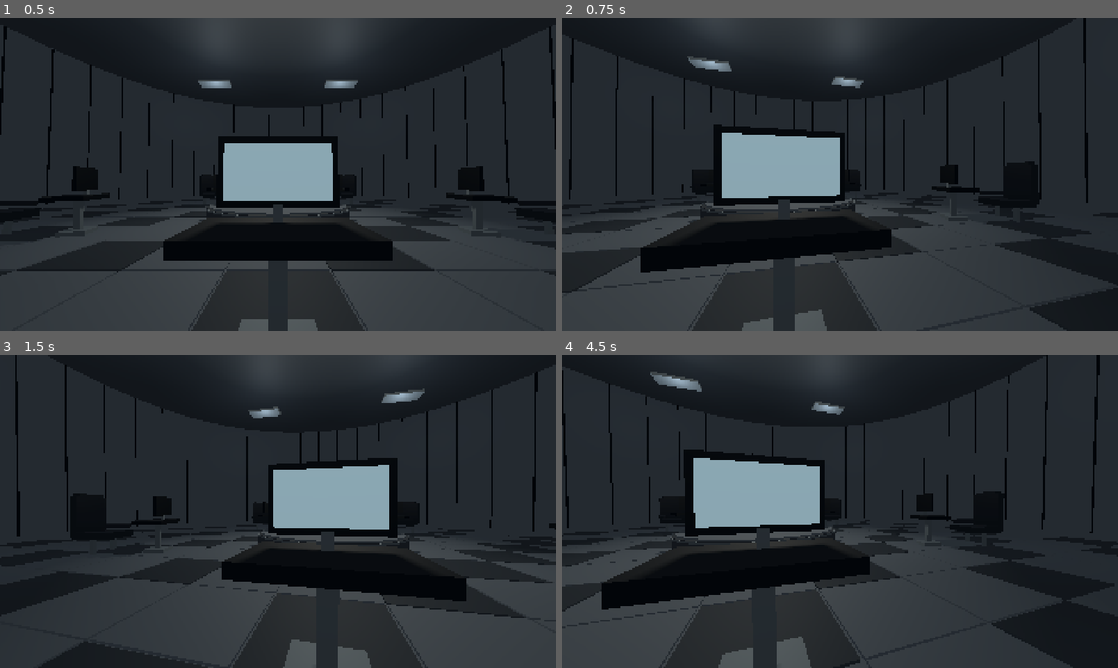
Above: before the commit, frames 1-4 (two rows, left to right).
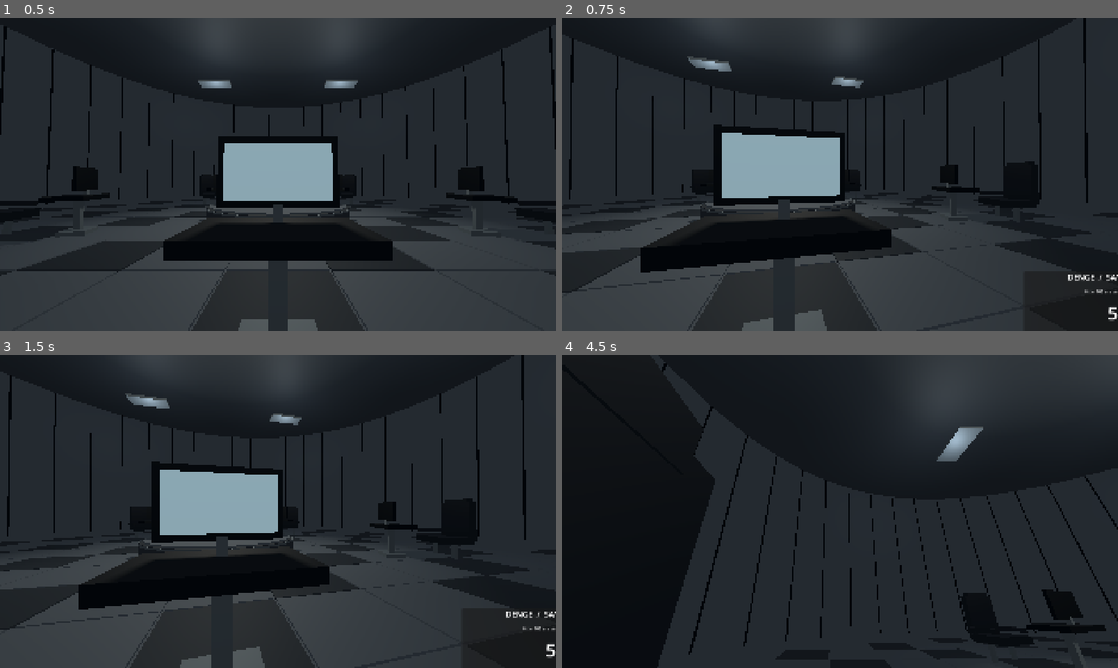
Above: after the commit, the same moments.

Repository: SerkanAydin06/DENGE
Game: Godot game, scene res://scenes/game_room.tscn
The game is run twice, just before and just after one commit, with the same random seed, the same clock (stepped at 60 frames per second) and the same inputs.
Inputs (mouse positions are in pixels of both pictures, inside the frame that each line leads up to):
- Up to frame 1 (0.5 s): no input
- Up to frame 2 (0.75 s): tap Enter at 0.5 s; move the mouse to (867, 174) at 0.52 s; tap E at 0.6 s; click (867, 174) at 0.67 s
- Up to frame 3 (1.5 s): tap Space at 1.25 s; move the mouse to (250, 511) at 1.27 s; tap E at 1.35 s; click (250, 511) at 1.42 s
- Up to frame 4 (4.5 s): tap Enter at 2, 3.5 s; move the mouse to (851, 505) at 2.02 s; tap E every 0.75 s from 2.1 to 4.35 s; click (851, 505) at 2.17 s; tap Space at 2.75 s; move the mouse to (834, 517) at 2.77 s; click (834, 517) at 2.92 s; move the mouse to (878, 514) at 3.52 s; click (878, 514) at 3.67 s; tap Escape at 4.15 s; move the mouse to (673, 464) at 4.27 s; click (673, 464) at 4.42 s

Frame 1 is identical in both runs. In frame 2, 0.2% of the frame differs, in the area x 91-100%, y 82-97%; in frame 3, 32%; in frame 4, 37%, in the area x 0-100%, y 0-100%.

Commit message:
Connect player view to E-key interactive monitor and selection UI

Diff:
--- a/scripts/game_room.gd
+++ b/scripts/game_room.gd
@@ -8,6 +8,9 @@
 const MAX_YAW := 95.0
 const MAX_PITCH := 55.0
 
+const TERMINAL_SCRIPT = preload("res://scripts/number_terminal_ui.gd")
+var terminal_ui: CanvasLayer
+var prompt_label: Label
 var player_camera: Camera3D
 var view_yaw := 0.0
 var view_pitch := 0.0
@@ -55,7 +58,25 @@
 	(parent if parent != null else self).add_child(n)
 	return n
 
+func _process(_delta: float) -> void:
+	if is_instance_valid(prompt_label) and is_instance_valid(player_camera) and not terminal_ui.visible:
+		var target := Vector3(0.0, 1.86, SEAT_RADIUS - 1.58)
+		var aim := (target - player_camera.global_position).normalized()
+		var facing := -player_camera.global_transform.basis.z
+		prompt_label.visible = facing.dot(aim) > 0.82
+
 func _unhandled_input(event: InputEvent) -> void:
+	if terminal_ui.visible:
+		if event is InputEventKey and event.pressed and event.keycode == KEY_ESCAPE:
+			terminal_ui.call("close")
+			get_viewport().set_input_as_handled()
+		return
+	if event is InputEventKey and event.pressed and not event.echo and event.keycode == KEY_E:
+		if prompt_label.visible:
+			terminal_ui.call("open")
+			prompt_label.visible = false
+			get_viewport().set_input_as_handled()
+		return
 	if event is InputEventKey and event.pressed and not event.echo and event.keycode == KEY_ESCAPE:
 		Input.mouse_mode = Input.MOUSE_MODE_VISIBLE
 		get_viewport().set_input_as_handled()
@@ -80,6 +101,7 @@
 	_build_seats()
 	_build_lighting()
 	_build_camera()
+	_build_terminal_ui()
 
 func _build_room() -> void:
 	cylinder("ConcreteFloor", Vector3(0, -0.17, 0), ROOM_RADIUS, 0.34, concrete)
@@ -180,3 +202,22 @@
 	cam.current = true
 	player_camera = cam
 	Input.mouse_mode = Input.MOUSE_MODE_CAPTURED
+
+func _build_terminal_ui() -> void:
+	terminal_ui = TERMINAL_SCRIPT.new()
+	terminal_ui.name = "NumberTerminalUI"
+	add_child(terminal_ui)
+	var hints := CanvasLayer.new()
+	hints.name = "InteractionHints"
+	add_child(hints)
+	prompt_label = Label.new()
+	prompt_label.text = "[E] SAYI TERMINALINI AC"
+	prompt_label.add_theme_font_size_override("font_size", 30)
+	prompt_label.set_anchors_preset(Control.PRESET_CENTER_BOTTOM)
+	prompt_label.position = Vector2(765, 910)
+	prompt_label.visible = false
+	hints.add_child(prompt_label)
+	terminal_ui.connect("selection_locked", _on_selection_locked)
+
+func _on_selection_locked(value: int) -> void:
+	print("DENGE: Selected number locked: ", value)
